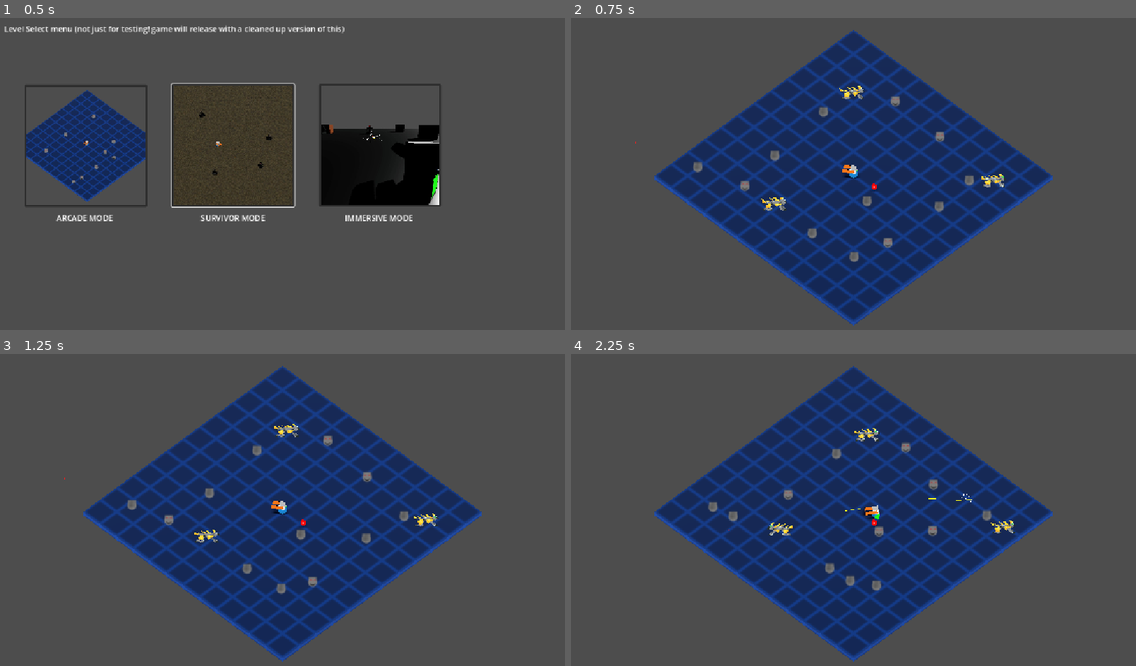
Above: before the commit, frames 1-4 (two rows, left to right).
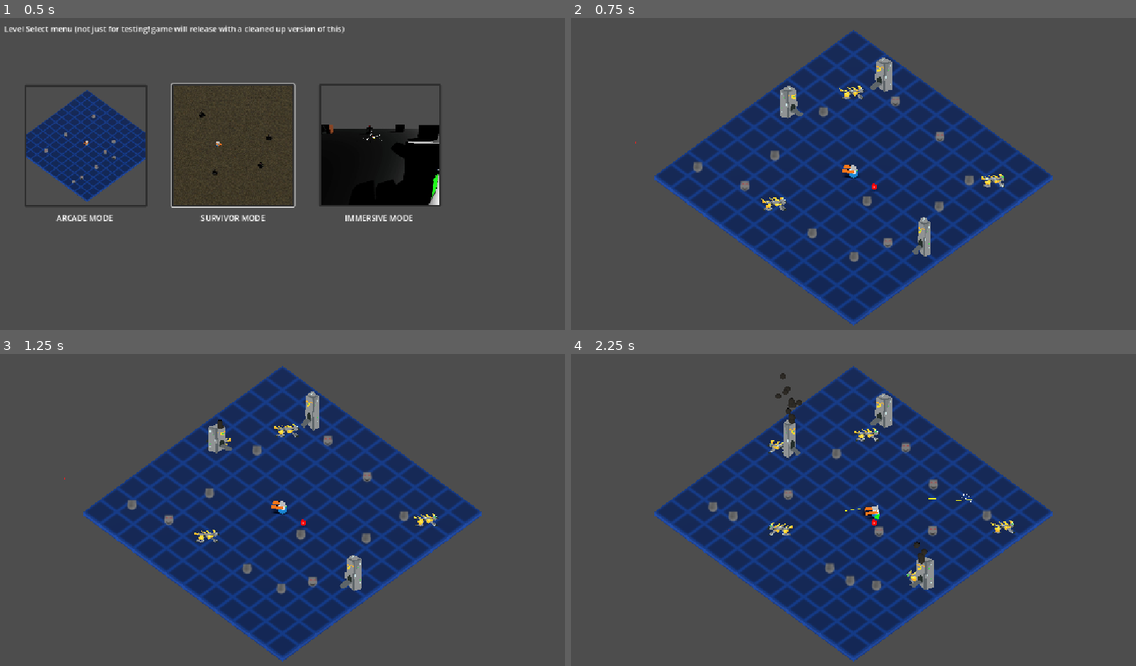
Above: after the commit, the same moments.

Repository: Gamkedo/terminus-2k28
Game: Godot game, scene res://level_menu.tscn
Two runs of this game, one before a commit and one after it. Both use one fixed random seed, a clock stepped at 60 frames per second and the inputs below.
Inputs (mouse positions are in pixels of both pictures, inside the frame that each line leads up to):
- Up to frame 1 (0.5 s): no input
- Up to frame 2 (0.75 s): click (655, 145) at 0.5 s
- Up to frame 3 (1.25 s): no input
- Up to frame 4 (2.25 s): move the mouse to (977, 497) at 1.27 s; press the mouse at (977, 497) at 1.28 s; hold D (walk_right) 1.28-2.03 s; move the mouse to (740, 528) at 2.02 s; release the mouse at (740, 528) at 2.03 s; hold S (walk_down) from 2.03 s (still down); click (740, 528) at 2.1 s

Frame 1 is identical in both runs. In frame 2, 0.9% of the frame differs, in the area x 37-64%, y 12-77%; in frame 3, 0.9%; in frame 4, 1.2%, in the area x 34-65%, y 6-76%.

Commit message:
Obelisk that summons robodogs - dogelisk

Diff:
--- a/Scenes - Levels/areaArcade.tscn
+++ b/Scenes - Levels/areaArcade.tscn
@@ -5,6 +5,7 @@
 [ext_resource type="PackedScene" uid="uid://mkhovd4r8qf5" path="res://Scenes - Objects/enemy_billboard_demo.tscn" id="3_xxns5"]
 [ext_resource type="PackedScene" uid="uid://dukkyn1bd7srm" path="res://Scenes - Objects/enemy_robodog.tscn" id="4_uuonq"]
 [ext_resource type="PackedScene" uid="uid://b67ej3la4722g" path="res://Scenes - Objects/pickup_health.tscn" id="5_sx3om"]
+[ext_resource type="PackedScene" uid="uid://c7g8xiglqyotb" path="res://Scenes - Objects/enemy_dogelisk.tscn" id="6_7xgxt"]
 
 [sub_resource type="BoxMesh" id="BoxMesh_y5qfa"]
 size = Vector3(48, 1, 48)
@@ -94,3 +95,14 @@
 
 [node name="PickupHealth" parent="Starter Enemies" unique_id=1926490678 instance=ExtResource("5_sx3om")]
 transform = Transform3D(1, 0, 0, 0, 1, 0, 0, 0, 1, 5, 1.1, 0)
+
+[node name="EnemyDogelisk" parent="Starter Enemies" unique_id=799258780 instance=ExtResource("6_7xgxt")]
+transform = Transform3D(1, 0, 0, 0, 1, 0, 0, 0, 1, -17.975994, 0, -3.0613527)
+
+[node name="EnemyDogelisk2" parent="Starter Enemies" unique_id=995793168 instance=ExtResource("6_7xgxt")]
+transform = Transform3D(1, 0, 0, 0, 1, 0, 0, 0, 1, -11.744148, 0, -18.333511)
+rand_start_dir = true
+
+[node name="EnemyDogelisk3" parent="Starter Enemies" unique_id=1882057960 instance=ExtResource("6_7xgxt")]
+transform = Transform3D(1, 0, 0, 0, 1, 0, 0, 0, 1, 19.847113, 0, 3.4260178)
+start_flipped = true
--- /dev/null
+++ b/Scenes - Objects/enemy_dogelisk.tscn
@@ -0,0 +1,56 @@
+[gd_scene format=3 uid="uid://c7g8xiglqyotb"]
+
+[ext_resource type="Script" uid="uid://b008lo0ge0ygv" path="res://Scripts/gameplay/enemies/enemy_spawner.gd" id="1_lbhcc"]
+[ext_resource type="Texture2D" uid="uid://dva4iw1cm5glk" path="res://Sprites/dogelisk.png" id="1_qq5r6"]
+[ext_resource type="PackedScene" uid="uid://dukkyn1bd7srm" path="res://Scenes - Objects/enemy_robodog.tscn" id="2_tmvns"]
+[ext_resource type="PackedScene" uid="uid://bjoc5aa7xcnpi" path="res://Scenes - Objects/particle_smoke_puff.tscn" id="3_thbgr"]
+
+[sub_resource type="CylinderShape3D" id="CylinderShape3D_qq5r6"]
+height = 4.4575195
+radius = 1.0366211
+
+[node name="EnemyDogelisk" type="Node3D" unique_id=799258780 node_paths=PackedStringArray("particle_spawn_spot") groups=["enemy"]]
+script = ExtResource("1_lbhcc")
+spawn_enemy = ExtResource("2_tmvns")
+spawn_particles = ExtResource("3_thbgr")
+particle_spawn_spot = NodePath("BillboardActive/ParticleSpawnSpot")
+
+[node name="BillboardActive" type="Sprite3D" parent="." unique_id=1550188144]
+transform = Transform3D(1, 0, 0, 0, 1, 0, 0, 0, 1, 0, 2.3428867, 0)
+pixel_size = 0.15
+billboard = 1
+texture_filter = 0
+texture = ExtResource("1_qq5r6")
+region_enabled = true
+region_rect = Rect2(0, 0, 20, 38)
+
+[node name="ParticleSpawnSpot" type="Node3D" parent="BillboardActive" unique_id=849154176]
+transform = Transform3D(1, 0, 0, 0, 1, 0, 0, 0, 1, 0, 3.726106, 0)
+
+[node name="BillboardInactive" type="Sprite3D" parent="." unique_id=1949641731]
+transform = Transform3D(1, 0, 0, 0, 1, 0, 0, 0, 1, 0, 2.3428867, 0)
+visible = false
+pixel_size = 0.15
+billboard = 1
+texture_filter = 0
+texture = ExtResource("1_qq5r6")
+region_enabled = true
+region_rect = Rect2(20, 0, 20, 38)
+
+[node name="BillboardDestroyed" type="Sprite3D" parent="." unique_id=1870224833]
+transform = Transform3D(1, 0, 0, 0, 1, 0, 0, 0, 1, 0, 2.3428867, 0)
+visible = false
+pixel_size = 0.15
+billboard = 1
+texture_filter = 0
+texture = ExtResource("1_qq5r6")
+region_enabled = true
+region_rect = Rect2(40, 0, 20, 38)
+
+[node name="Area3D" type="Area3D" parent="." unique_id=1570819580]
+collision_layer = 2
+collision_mask = 5
+
+[node name="CollisionShape3D" type="CollisionShape3D" parent="Area3D" unique_id=1238464045]
+transform = Transform3D(1, 0, 0, 0, 1, 0, 0, 0, 1, 0, 1.7687988, 0)
+shape = SubResource("CylinderShape3D_qq5r6")
--- /dev/null
+++ b/Scenes - Objects/particle_smoke_puff.tscn
@@ -0,0 +1,28 @@
+[gd_scene format=3 uid="uid://bjoc5aa7xcnpi"]
+
+[ext_resource type="Script" uid="uid://dylns0kqgemus" path="res://Scripts/gameplay/particle_remove.gd" id="1_mmp83"]
+
+[sub_resource type="ParticleProcessMaterial" id="ParticleProcessMaterial_p0kgv"]
+direction = Vector3(0, 1, 0)
+spread = 23.294
+initial_velocity_max = 8.0
+gravity = Vector3(0, 4, 0)
+
+[sub_resource type="StandardMaterial3D" id="StandardMaterial3D_tvs1e"]
+albedo_color = Color(0.15, 0.133725, 0.1035, 1)
+
+[sub_resource type="SphereMesh" id="SphereMesh_n5k5p"]
+material = SubResource("StandardMaterial3D_tvs1e")
+
+[node name="ParticleSmokePuff" type="Node3D" unique_id=1690057196]
+script = ExtResource("1_mmp83")
+
+[node name="GPUParticles3D" type="GPUParticles3D" parent="." unique_id=738798962]
+cast_shadow = 0
+emitting = false
+amount = 13
+lifetime = 1.33
+one_shot = true
+explosiveness = 0.6
+process_material = SubResource("ParticleProcessMaterial_p0kgv")
+draw_pass_1 = SubResource("SphereMesh_n5k5p")
--- /dev/null
+++ b/Scripts/gameplay/enemies/enemy_spawner.gd
@@ -0,0 +1,105 @@
+# enemy that spawns other enemies
+
+extends Enemy
+
+# Which enemy to spawn
+@export var spawn_enemy: PackedScene = null
+# How frequently do we spawn enemies (in seconds) (if below max_spawn_count)
+@export var spawn_interval := 2.5
+# Spawns this many, then stops until some are destroyed
+@export var max_spawn_count := 5
+# force start flipped
+@export var start_flipped := false
+# randomly flip sprite left/right at the start
+@export var rand_start_dir := false
+# true to randomize percent completion of spawn_interval on start
+@export var rand_start_progress := true
+# how often to check and remove destroyed enemies from spawned_enemies
+@export var reactivate_check_interval := 1.5
+# how dramatically to deform while churning out enemy - squish=height,stretch=width
+@export var enable_deform = true
+@export var squish_min = 0.8
+@export var squish_max = 1.2
+@export var stretch_min = 0.9
+@export var stretch_max = 1.4
+# particles to emit when spawning an enemy
+@export var spawn_particles: PackedScene = null
+@export var particle_spawn_spot: Node3D = null
+
+# sprite for when we're able to spawn enemies
+@onready var graphic_active = $BillboardActive
+# reached max enemies, no more spawning until some are destroyed
+@onready var graphic_inactive = $BillboardInactive
+# we may be destroyed, but our sprite will remain
+@onready var graphic_destroyed = $BillboardDestroyed
+
+var spawn_timer := 0.0
+var reactivate_timer := 0.0
+var spawned_enemies := []
+var active := true
+var destroyed := false
+
+func _ready() -> void:
+	# flip sprites based on export parameters
+	var flip = (start_flipped or (rand_start_dir and randf() < 0.5))
+	graphic_active.flip_h = flip
+	graphic_inactive.flip_h = flip
+	graphic_destroyed.flip_h = flip
+
+	if rand_start_progress: spawn_timer = randf() * spawn_interval
+
+func _process(delta: float) -> void:
+	if destroyed: return # just in case
+	# spawn enemies if count is less than max_spawn_count
+	if active:
+		spawn_timer += delta
+
+		# deform for spawn enemy animation
+		if enable_deform:
+			var timer_percent = min(spawn_timer / spawn_interval,1.0) * PI + (PI /  2.0)
+			graphic_active.scale.x = (abs(sin(timer_percent)) * (stretch_max - stretch_min) + stretch_min)
+			graphic_active.scale.y = (abs(cos(timer_percent)) * (squish_max - squish_min) + squish_min)
+
+		# spawn enemy if timer is done
+		if spawn_timer >= spawn_interval:
+			spawn_timer = 0.0
+			var spawned_enemy := spawn_enemy.instantiate()
+			get_tree().current_scene.add_child(spawned_enemy)
+			spawned_enemy.global_position = position
+			spawned_enemies.push_back(spawned_enemy)
+			if spawned_enemies.size() >= max_spawn_count:
+				toggle_active(false)
+			var parts = spawn_particles.instantiate()
+			get_tree().current_scene.add_child(parts)
+			var part_spawn_pos = position
+			if particle_spawn_spot: part_spawn_pos = particle_spawn_spot.global_position
+			parts.global_position = part_spawn_pos
+	elif spawn_enemy: # check if spawned enemies are below max_spawn_count, in which case reactivate
+		reactivate_timer += delta
+		if reactivate_timer >= reactivate_check_interval:
+			reactivate_timer = 0.0
+			var n_cur_enemies := 0
+			# loop backwards to avoid problems by removing elements mid-loop
+			for i in range(spawned_enemies.size() - 1,-1,-1):
+				if spawned_enemies[i]:
+					n_cur_enemies += 1
+				else:
+					spawned_enemies.remove_at(i)
+			if n_cur_enemies < max_spawn_count:
+				toggle_active(true)
+
+# toggle spawning
+func toggle_active(is_active: bool) -> void:
+	active = is_active
+	graphic_active.visible = is_active
+	graphic_inactive.visible = !is_active
+	if not is_active: graphic_inactive.scale = graphic_active.scale
+
+func die() -> void:
+	super.die()
+	destroyed = true
+	toggle_active(false)
+	graphic_inactive.visible = false
+	graphic_destroyed.scale = graphic_active.scale
+	graphic_destroyed.reparent(get_tree().current_scene)
+	graphic_destroyed.visible = true
Not shown, added: Scripts/gameplay/enemies/enemy_spawner.gd.uid
Binary file added: Sprites/dogelisk.png
Not shown, added: Sprites/dogelisk.png.import
Not shown, added: Source Assets/pixel/dogelisk.kra
Not shown, added: Source Assets/pixel/robodog.kra
